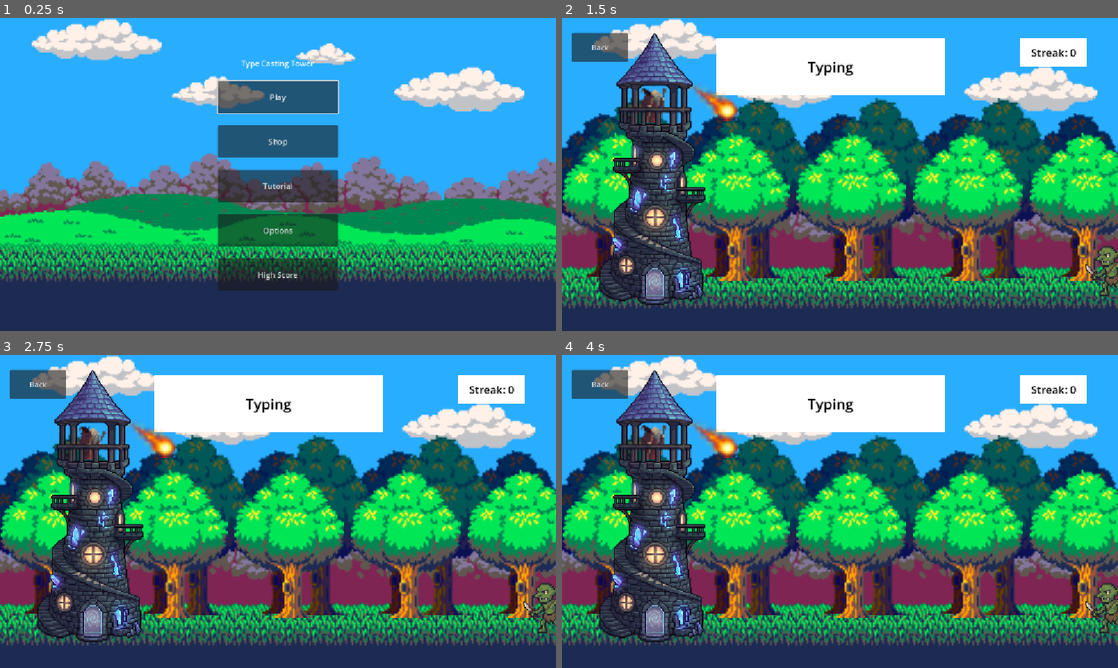
Above: before the commit, frames 1-4 (two rows, left to right).
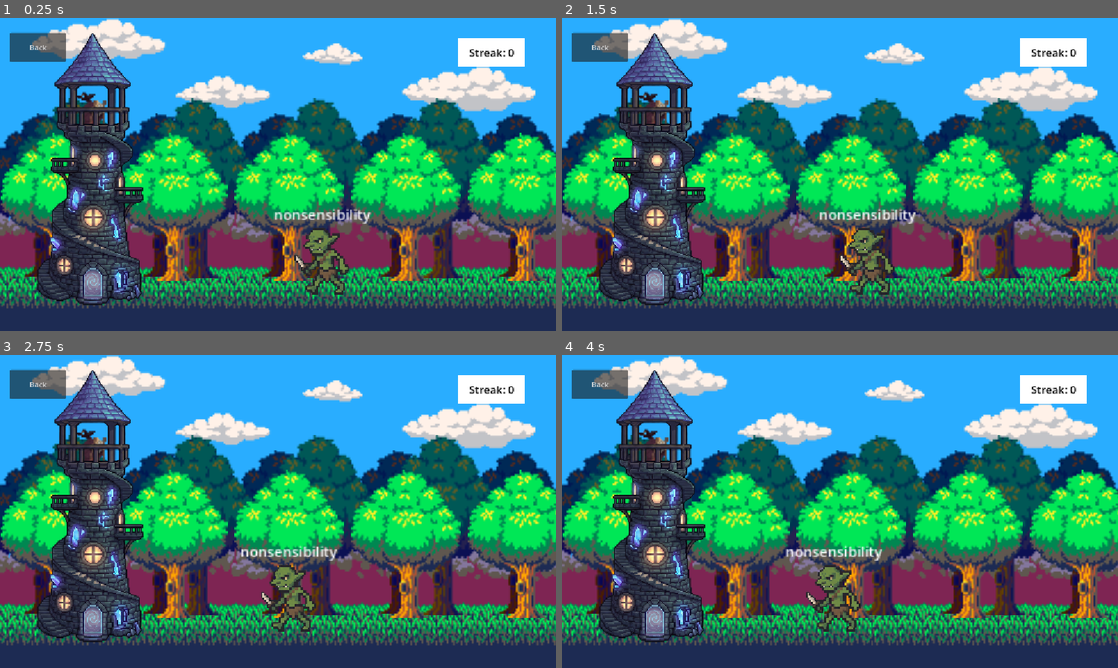
Above: after the commit, the same moments.

Repository: Lychiez/TypingTowerDefense
Game: Godot game, scene res://scenes/game/game.tscn
Two runs of this game, one before a commit and one after it. Both use one fixed random seed, a clock stepped at 60 frames per second and the inputs below. Before the commit the project starts from res://scenes/menus/main_menu.tscn. Sound files missing from this copy of the repository are replaced by a short silence.
Inputs (mouse positions are in pixels of both pictures, inside the frame that each line leads up to):
- Up to frame 1 (0.25 s): no input
- Up to frame 2 (1.5 s): click (840, 96) at 0.5 s, where only the run before the commit has a clickable "Play"; tap Enter at 1.25, 1.35 s
- Up to frame 3 (2.75 s): tap Backspace at 1.55, 2.1 s; tap Enter at 2.3 s
- Up to frame 4 (4 s): tap Enter at 2.85, 3.8 s; tap Backspace at 3.05, 3.6 s

The runs differ from the first frame. In frame 1, 66% of the frame differs, in the area x 0-100%, y 0-93%; in frame 2, 9.6%; in frame 3, 9.6%; in frame 4, 9.7%.
Error before the commit: Invalid access to property or key 'area_entered' on a base object of type 'null instance'. (res://scenes/game/tower.gd:20)
Error after the commit: Invalid access to property or key 'currWord' on a base object of type 'Nil'. (res://scenes/player/player.gd:31)

Commit message:
Updated game to have tower collision

Diff:
--- a/game/type-casting-tower/project.godot
+++ b/game/type-casting-tower/project.godot
@@ -11,7 +11,7 @@
 [application]
 
 config/name="TypeCastingTower"
-run/main_scene="uid://cvu73adlupnos"
+run/main_scene="uid://d15dgw0pqs115"
 config/features=PackedStringArray("4.7", "Forward Plus")
 config/icon="res://icon.svg"
 
@@ -20,6 +20,7 @@
 MusicState="*uid://y5711nv4rl1b"
 ScoreManager="*uid://d17j2iovfeas7"
 PlayerData="*uid://ljnrmmgf6uwu"
+WordClass="*uid://cf66mvc4wqowy"
 
 [display]
 
--- a/game/type-casting-tower/scenes/enemy/enemy.gd
+++ b/game/type-casting-tower/scenes/enemy/enemy.gd
@@ -57,12 +57,17 @@
 
 # Called when the node enters the scene tree for the first time.
 func _ready() -> void:
+	# spawn() is set in ready for enemy just for prototype
+	# spawn() will be called by wave factory function in later
+	# prototypes likely
 	spawn()
 	Sprite.play("default")
-
-
 
 # _process will mainly be used for loading and for animating the sprites frames.
 # Called every frame. 'delta' is the elapsed time since the previous frame.
 func _process(delta: float) -> void:
-	position.x -= 10 * delta
+	position.x -= 30 * delta
+
+
+func _on_tower_2_body_entered(body: Node2D) -> void:
+	pass # Replace with function body.
--- a/game/type-casting-tower/scenes/enemy/enemy.tscn
+++ b/game/type-casting-tower/scenes/enemy/enemy.tscn
@@ -26,15 +26,14 @@
 
 [node name="EnemyText" type="RichTextLabel" parent="." unique_id=1401574089]
 clip_contents = false
-anchors_preset = 15
+anchors_preset = 1
+anchor_left = 1.0
 anchor_right = 1.0
-anchor_bottom = 1.0
-offset_left = -24.5
-offset_top = -100.0
-offset_right = 24.5
-offset_bottom = -77.0
-grow_horizontal = 2
-grow_vertical = 2
+offset_left = -49.0
+offset_top = -125.0
+offset_bottom = -102.0
+grow_horizontal = 0
+scale = Vector2(2, 2)
 text = "Tester"
 fit_content = true
 autowrap_mode = 0
--- a/game/type-casting-tower/scenes/game/game.tscn
+++ b/game/type-casting-tower/scenes/game/game.tscn
@@ -7,126 +7,20 @@
 [ext_resource type="Texture2D" uid="uid://bwy45db7p8ou2" path="res://assets/Multi_Platformer_Tileset_Free/GrassLand/Background/GrassLand_Background_5.png" id="3_5i0tg"]
 [ext_resource type="Texture2D" uid="uid://dwhx2rxaqoeqx" path="res://assets/Multi_Platformer_Tileset_Free/GrassLand/Props/GrassLand_Tree.png" id="4_lfrn8"]
 [ext_resource type="Texture2D" uid="uid://bt242uhnxdc3d" path="res://assets/images/TowerSpriteSheet.png" id="6_5i0tg"]
-[ext_resource type="Texture2D" uid="uid://dcpojqrgvq0wx" path="res://assets/warloclSpriteSheet.png" id="6_vaxfo"]
-[ext_resource type="Texture2D" uid="uid://baqj2fjqiyrs1" path="res://assets/goblin_frames/attack_01.png" id="7_5jirj"]
-[ext_resource type="Texture2D" uid="uid://booxq7sev5jit" path="res://assets/images/fireball.png" id="7_ftsea"]
-[ext_resource type="Texture2D" uid="uid://c45a1ypatimov" path="res://assets/goblin_frames/attack_03.png" id="8_vaxfo"]
-[ext_resource type="Texture2D" uid="uid://cueiqfthyv701" path="res://assets/goblin_frames/attack_02.png" id="9_ftsea"]
-[ext_resource type="Texture2D" uid="uid://vehu78vy88dw" path="res://assets/goblin_frames/attack_04.png" id="10_otnwt"]
-[ext_resource type="Texture2D" uid="uid://bdi8vcgbhc4jr" path="res://assets/goblin_frames/walk_01.png" id="11_3xj4h"]
+[ext_resource type="PackedScene" uid="uid://ddj55mj6w515b" path="res://scenes/player/Player.tscn" id="7_otnwt"]
+[ext_resource type="PackedScene" uid="uid://gtbedv7aqoth" path="res://scenes/enemy/enemy.tscn" id="8_4j704"]
 [ext_resource type="Script" uid="uid://bsmwya4r70cxt" path="res://scenes/game/tower.gd" id="11_5v6r0"]
-[ext_resource type="Texture2D" uid="uid://bvbll7yg46gl0" path="res://assets/goblin_frames/walk_02.png" id="12_5v6r0"]
 
 [sub_resource type="StyleBoxFlat" id="StyleBoxFlat_fffr6"]
 bg_color = Color(1, 1, 1, 1)
 
-[sub_resource type="AtlasTexture" id="AtlasTexture_3xj4h"]
-atlas = ExtResource("6_vaxfo")
-region = Rect2(50, 0, 25, 26)
-
-[sub_resource type="AtlasTexture" id="AtlasTexture_otnwt"]
-atlas = ExtResource("6_vaxfo")
-region = Rect2(25, 0, 25, 26)
-
-[sub_resource type="AtlasTexture" id="AtlasTexture_5v6r0"]
-atlas = ExtResource("6_vaxfo")
-region = Rect2(75, 0, 25, 26)
-
-[sub_resource type="AtlasTexture" id="AtlasTexture_vaxfo"]
-atlas = ExtResource("6_vaxfo")
-region = Rect2(0, 26, 25, 26)
-
-[sub_resource type="AtlasTexture" id="AtlasTexture_ftsea"]
-atlas = ExtResource("6_vaxfo")
-region = Rect2(25, 26, 25, 26)
-
-[sub_resource type="AtlasTexture" id="AtlasTexture_uyinl"]
-atlas = ExtResource("6_vaxfo")
-region = Rect2(75, 0, 25, 26)
-
-[sub_resource type="AtlasTexture" id="AtlasTexture_10c2w"]
-atlas = ExtResource("6_vaxfo")
-region = Rect2(75, 26, 25, 26)
-
-[sub_resource type="AtlasTexture" id="AtlasTexture_pg2xm"]
-atlas = ExtResource("6_vaxfo")
-region = Rect2(100, 26, 25, 26)
-
-[sub_resource type="SpriteFrames" id="SpriteFrames_fffr6"]
-animations = [{
-"frames": [{
-"duration": 3.0,
-"texture": SubResource("AtlasTexture_3xj4h")
-}, {
-"duration": 3.0,
-"texture": SubResource("AtlasTexture_otnwt")
-}, {
-"duration": 4.0,
-"texture": SubResource("AtlasTexture_5v6r0")
-}],
-"loop": 1,
-"name": &"Idle",
-"speed": 5.0
-}, {
-"frames": [{
-"duration": 1.0,
-"texture": SubResource("AtlasTexture_vaxfo")
-}, {
-"duration": 1.0,
-"texture": SubResource("AtlasTexture_ftsea")
-}, {
-"duration": 1.0,
-"texture": SubResource("AtlasTexture_uyinl")
-}, {
-"duration": 1.0,
-"texture": SubResource("AtlasTexture_10c2w")
-}, {
-"duration": 1.0,
-"texture": SubResource("AtlasTexture_pg2xm")
-}],
-"loop": 1,
-"name": &"attack",
-"speed": 5.0
-}]
-
 [sub_resource type="RectangleShape2D" id="RectangleShape2D_5v6r0"]
 size = Vector2(46.217644, 168.25226)
 
-[sub_resource type="SpriteFrames" id="SpriteFrames_5i0tg"]
-animations = [{
-"frames": [{
-"duration": 1.0,
-"texture": ExtResource("7_5jirj")
-}, {
-"duration": 1.0,
-"texture": ExtResource("8_vaxfo")
-}, {
-"duration": 1.0,
-"texture": ExtResource("9_ftsea")
-}, {
-"duration": 1.0,
-"texture": ExtResource("10_otnwt")
-}],
-"loop": 1,
-"name": &"Goblin Attack",
-"speed": 5.0
-}, {
-"frames": [{
-"duration": 2.0,
-"texture": ExtResource("11_3xj4h")
-}, {
-"duration": 1.5,
-"texture": ExtResource("12_5v6r0")
-}],
-"loop": 1,
-"name": &"Goblin walk",
-"speed": 5.0
-}]
-
 [sub_resource type="StyleBoxFlat" id="StyleBoxFlat_gq1x7"]
 bg_color = Color(1, 1, 1, 1)
 
-[node name="Game" type="Control" unique_id=1119010962 node_paths=PackedStringArray("tower", "enemy")]
+[node name="Game" type="Control" unique_id=1119010962 node_paths=PackedStringArray("tower", "player")]
 layout_mode = 3
 anchors_preset = 15
 anchor_right = 1.0
@@ -136,7 +30,7 @@
 scale = Vector2(0.92730117, 0.9190501)
 script = ExtResource("1_otnwt")
 tower = NodePath("Tower")
-enemy = NodePath("Enemy Goblin")
+player = NodePath("player")
 
 [node name="Clouds" type="TextureRect" parent="." unique_id=1802483545]
 layout_mode = 1
@@ -258,6 +152,7 @@
 texture = ExtResource("4_lfrn8")
 
 [node name="Textbox" type="RichTextLabel" parent="." unique_id=849033249]
+visible = false
 custom_minimum_size = Vector2(512, 128)
 layout_mode = 0
 offset_left = 344.0
@@ -282,18 +177,13 @@
 text = "Back"
 script = ExtResource("1_sul5r")
 
-[node name="Wizard" type="AnimatedSprite2D" parent="." unique_id=1055826836]
-position = Vector2(206, 193)
+[node name="EnemySprite" parent="." unique_id=288556815 instance=ExtResource("8_4j704")]
+position = Vector2(726.84045, 544.04)
+scale = Vector2(1, 0.99999994)
+
+[node name="player" parent="." unique_id=912395618 instance=ExtResource("7_otnwt")]
+position = Vector2(197, 203)
 scale = Vector2(3.5, 3.5)
-sprite_frames = SubResource("SpriteFrames_fffr6")
-animation = &"Idle"
-autoplay = "Idle"
-frame_progress = 0.47632495
-
-[node name="Fireball" type="Sprite2D" parent="Wizard" unique_id=1200143427]
-position = Vector2(37.142857, -1.1428556)
-scale = Vector2(2, 2)
-texture = ExtResource("7_ftsea")
 
 [node name="Tower" type="Sprite2D" parent="." unique_id=1871822049]
 position = Vector2(201, 343)
@@ -310,14 +200,6 @@
 position = Vector2(-7.3142395, 54.004425)
 scale = Vector2(6.443546, 6.443546)
 shape = SubResource("RectangleShape2D_5v6r0")
-
-[node name="Enemy Goblin" type="AnimatedSprite2D" parent="." unique_id=1061011028]
-position = Vector2(1216.4332, 566.8897)
-scale = Vector2(0.37814164, 0.37814164)
-sprite_frames = SubResource("SpriteFrames_5i0tg")
-animation = &"Goblin walk"
-autoplay = "Goblin walk"
-frame_progress = 0.2482586
 
 [node name="Streak" type="Label" parent="." unique_id=1159214983]
 custom_minimum_size = Vector2(64, 64)
@@ -357,3 +239,5 @@
 text = "Your Score is:
 23"
 horizontal_alignment = 1
+
+[connection signal="body_entered" from="Tower/Tower2" to="Tower" method="_on_tower_2_body_entered"]
--- a/game/type-casting-tower/scenes/game/gameplay.gd
+++ b/game/type-casting-tower/scenes/game/gameplay.gd
@@ -1,6 +1,7 @@
 extends Node
 @export var tower: Node
 @export var enemy: Node
+@export var player: Node
 @onready var textBox: RichTextLabel = $Textbox
 @onready var streakBox: Label = $Streak
 @onready var gameOverBox: VBoxContainer = $"Game Over Box"
@@ -11,79 +12,80 @@
 # Called when the node enters the scene tree for the first time.
 # moved to the collision handling by the collision shapes
 var session_ended := false
-var typed_word:=""
-var dictionary = ["Typing","Typing","Defence"]
-var index = 0
-var target_word= dictionary[index]
 var streak = 0
 var session_saved := false
 
 func _ready() -> void:
-	update_word_display()
+	player.streak_changed.connect(streak_change)
 	tower.destroyed.connect(end_session)
 
 # Called every frame. 'delta' is the elapsed time since the previous frame.
 func _process(delta: float) -> void:
 	pass
 
-func update_word_display() ->void:
-	target_word = dictionary[index]
-	textBox.clear()
-	for i in range(target_word.length()):
-		var letter_color := Color.BLACK
-		if i < typed_word.length():
-			if typed_word[i] == target_word[i]:
-				letter_color = Color.GREEN
-			else:
-				letter_color = Color.RED
-		textBox.push_color(letter_color)
-		textBox.add_text(target_word[i])
-		textBox.pop()
-	textBox.add_text("\n" + typed_word)
+#func update_word_display() ->void:
+	#if target_word.is_empty():
+		#target_word = WordClass.wordsList.pick_random()
+	#textBox.clear()
+	#for i in range(target_word.length()):
+		#var letter_color := Color.BLACK
+		#if i < typed_word.length():
+			#if typed_word[i] == target_word[i]:
+				#letter_color = Color.GREEN
+			#else:
+				#letter_color = Color.RED
+		#textBox.push_color(letter_color)
+		#textBox.add_text(target_word[i])
+		#textBox.pop()
+	#textBox.add_text("\n" + typed_word)
 
 #keyboard input of typing, only want letters
 #add to the type_word or remove, or send tp submit to comparision handling
-func _unhandled_key_input(event: InputEvent) -> void:
-	if session_ended:
-		return
-	if not event is InputEventKey:
-		return
-	if not event.pressed or event.echo:
-		return
-	if event.keycode == KEY_ENTER:
-		print("entered pressed")
-		if not typed_word.is_empty():
-			_submit_word()
-	elif event.keycode == KEY_BACKSPACE:
-			print("backspace pressed")
-			typed_word = typed_word.left(-1)
-	elif (event.unicode >= 65 and event.unicode <= 90) or \
-		(event.unicode >= 97 and event.unicode <= 122):
-		print("pressed " + String.chr(event.unicode))
-		typed_word += String.chr(event.unicode)
-	else:
-		return
-	update_word_display()
-	get_viewport().set_input_as_handled()
+#func _unhandled_key_input(event: InputEvent) -> void:
+	#if session_ended:
+		#return
+	#if not event is InputEventKey:
+		#return
+	#if not event.pressed or event.echo:
+		#return
+	#if event.keycode == KEY_ENTER:
+		#print("entered pressed")
+		#if not typed_word.is_empty():
+			#_submit_word()
+	#elif event.keycode == KEY_BACKSPACE:
+			#print("backspace pressed")
+			#typed_word = typed_word.left(-1)
+	#elif (event.unicode >= 65 and event.unicode <= 90) or \
+		#(event.unicode >= 97 and event.unicode <= 122):
+		#print("pressed " + String.chr(event.unicode))
+		#typed_word += String.chr(event.unicode)
+	#else:
+		#return
+	#update_word_display()
+	#get_viewport().set_input_as_handled()
 
 #handle comparison and consequences
-func _submit_word() -> void:
-	if not (typed_word == target_word):
-		print("word wan't correct, reset streak")
-		streak = 0
-	else:
-		#enemy.take_damage(1)
-		streak += 1
-	typed_word = ""
-	index = (index + 1) % dictionary.size()
-	streakBox.text = "Streak: " + str(streak)
-	return
+#func _submit_word() -> void:
+	#if not (typed_word == target_word):
+		#print("word wan't correct, reset streak")
+		#streak = 0
+	#else:
+		##enemy.take_damage(1)
+		#streak += 1
+	#typed_word = ""
+	#target_word = ""
+	##index = (index + 1) % dictionary.size()
+	#streakBox.text = "Streak: " + str(streak)
+	#return
+
+func streak_change(new_streak: int) -> void:
+	streakBox.text = "Streak: " + str(new_streak)
 
 # a game session ends
 #tower for game ending reasons
 func end_session() -> void:
 	if session_saved:
 		return
-	var error := ScoreManager.save_score(streak)
-	if error == OK:
-		session_saved = true
+	#var error := ScoreManager.save_score(streak)
+	#if error == OK:
+		#session_saved = true
--- a/game/type-casting-tower/scenes/game/tower.gd
+++ b/game/type-casting-tower/scenes/game/tower.gd
@@ -17,17 +17,8 @@
 
 
 func _ready() -> void:
-	$Area2D.area_entered.connect(_on_enemy_entered)
-
-func _on_enemy_entered(area: Area2D) -> void:
-	# Assumes the enemy's Area2D is a child of its sprite.
-	var enemy := area.get_parent()
-	if not enemy.is_in_group("enemies"):
-		return
-	if enemy.is_queued_for_deletion():
-		return
-	enemy.queue_free()
-	_decrement_health()
+	#$Area2D.area_entered.connect(_on_enemy_entered)
+	pass
 
 func _get_health() -> int:
 	return health
@@ -40,3 +31,10 @@
 	# Update the tower's appearance here.
 	if health == 0:
 		destroyed.emit()
+
+func _on_tower_2_body_entered(body: Node2D) -> void:
+	if not body.is_in_group("enemies") or body.is_queued_for_deletion():
+		return
+	body.queue_free()
+	print("This shit do NOT work")
+	_decrement_health()
--- a/game/type-casting-tower/scenes/player/player.gd
+++ b/game/type-casting-tower/scenes/player/player.gd
@@ -30,7 +30,6 @@
 		elif event.keycode == KEY_ENTER:
 			if input == currEnemy.currWord:
 				print("Word is correct!")
-				currEnemy.currWord = WordClass.wordsList.pick_random()
 				deal_damage(currEnemy)
 				streak += 1
 				streak_changed.emit(streak)
@@ -50,7 +49,6 @@
 			grab_enemy(typedChar)
 		input += typedChar
 		print("Pressed ", typedChar)
-		print(input)
 		# For Color Coding the Word as you type.
 		if currEnemy != null:
 			currEnemy.checkAcc(input)
@@ -70,6 +68,7 @@
 func deal_damage(currEnemy: Enemy) -> void:
 	if (currEnemy.health > 0):
 		currEnemy.health -= 50
+		currEnemy.currWord = WordClass.wordsList.pick_random()
 	if currEnemy.health == 0:
 		print("Enemy defeated")
 		currEnemy.destroy()
